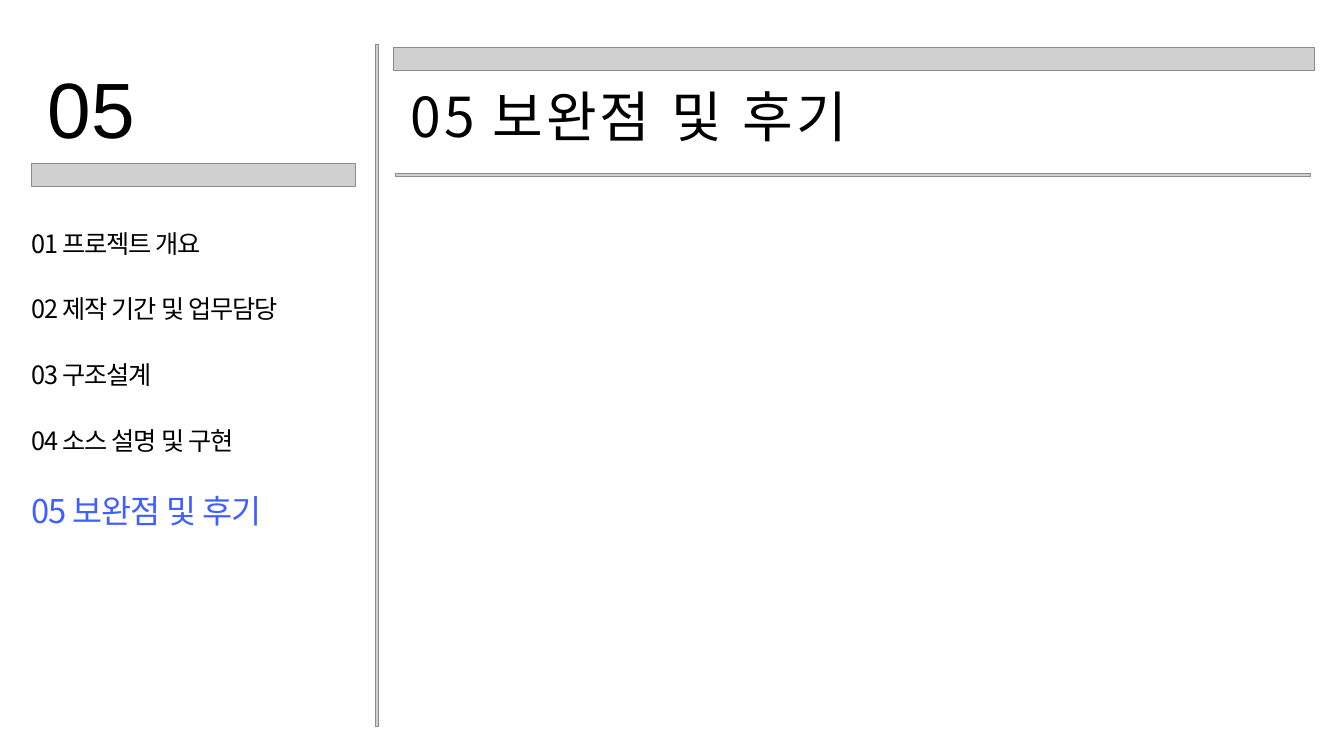
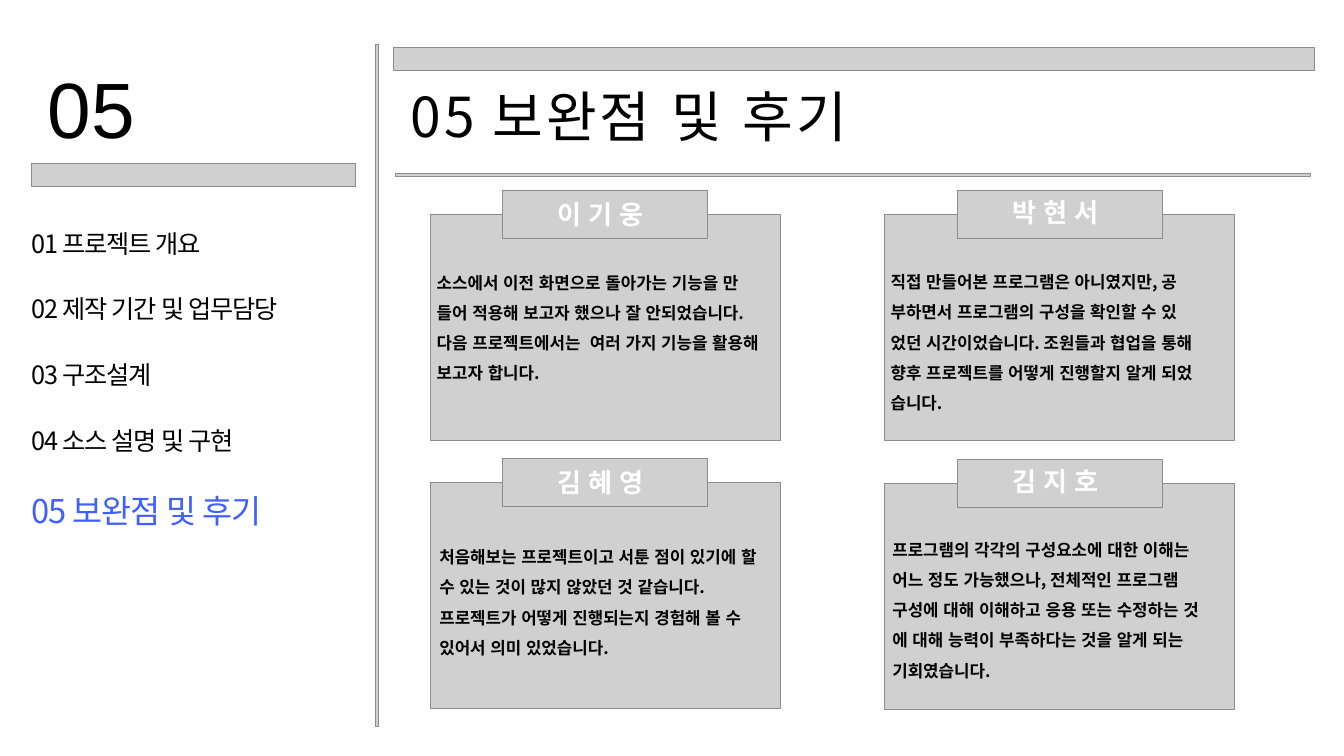
Before and after one commit to jihokim86/-team3-1st-_-project, a slide deck: slide 16 of CLI_직원관리프로그램.pptx. Drawn at 1344x756 pixels with LibreOffice and Linux fonts; fonts in the diff are those of the drawing; grey boxes stand for pictures. Boxes give left, top, right and bottom in pixels: in the first picture for what was removed or moved away, otherwise in the second. Text is boxed around its words. In the diff, an @@ line names an element or a change of style, - is before the commit and + after.

```diff
--- a/CLI_직원관리프로그램.pptx
+++ b/CLI_직원관리프로그램.pptx
@@ picture added at [503, 191, 707, 239] @@
@@ text added at [557, 202, 644, 226], 28 pt, text #FFFFFF, bold @@
+이 기 웅
@@ picture added at [958, 191, 1162, 239] @@
@@ text added at [1012, 200, 1099, 224], 28 pt, text #FFFFFF, bold @@
+박 현 서
@@ picture added at [430, 214, 780, 440] @@
@@ picture added at [885, 214, 1235, 440] @@
@@ text added at [437, 275, 758, 381], 18 pt, text #000000, bold @@
+소스에서 이전 화면으로 돌아가는 기능을 만
+들어 적용해 보고자 했으나 잘 안되었습니다.
+다음 프로젝트에서는 여러 가지 기능을 활용해 보고자 합니다.
@@ text added at [891, 274, 1192, 411], 18 pt, text #000000, bold @@
+직접 만들어본 프로그램은 아니였지만, 공
+부하면서 프로그램의 구성을 확인할 수 있
+었던 시간이었습니다. 조원들과 협업을 통해 향후 프로젝트를 어떻게 진행할지 알게 되었
+습니다.
@@ picture added at [503, 459, 707, 507] @@
@@ text added at [557, 470, 644, 494], 28 pt, text #FFFFFF, bold @@
+김 혜 영
@@ picture added at [958, 459, 1162, 507] @@
@@ text added at [1012, 469, 1099, 493], 28 pt, text #FFFFFF, bold @@
+김 지 호
@@ picture added at [430, 482, 780, 708] @@
@@ picture added at [885, 483, 1235, 709] @@
@@ text added at [439, 549, 756, 656], 18 pt, text #000000, bold @@
+처음해보는 프로젝트이고 서툰 점이 있기에 할 수 있는 것이 많지 않았던 것 같습니다.
+프로젝트가 어떻게 진행되는지 경험해 볼 수 있어서 의미 있었습니다.
@@ text added at [892, 542, 1198, 679], 18 pt, text #000000, bold @@
+프로그램의 각각의 구성요소에 대한 이해는 어느 정도 가능했으나, 전체적인 프로그램 구성에 대해 이해하고 응용 또는 수정하는 것
+에 대해 능력이 부족하다는 것을 알게 되는 기회였습니다.
```
Also in this commit, not shown: 4 other slides changed.
